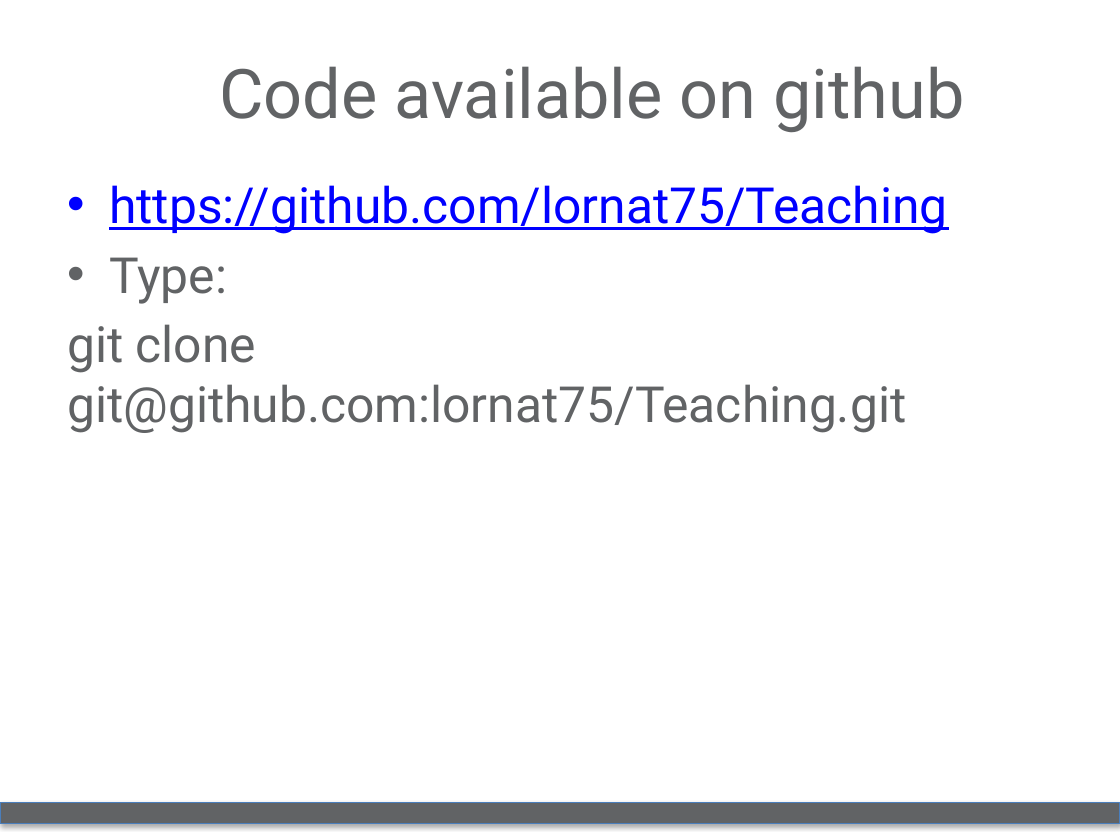
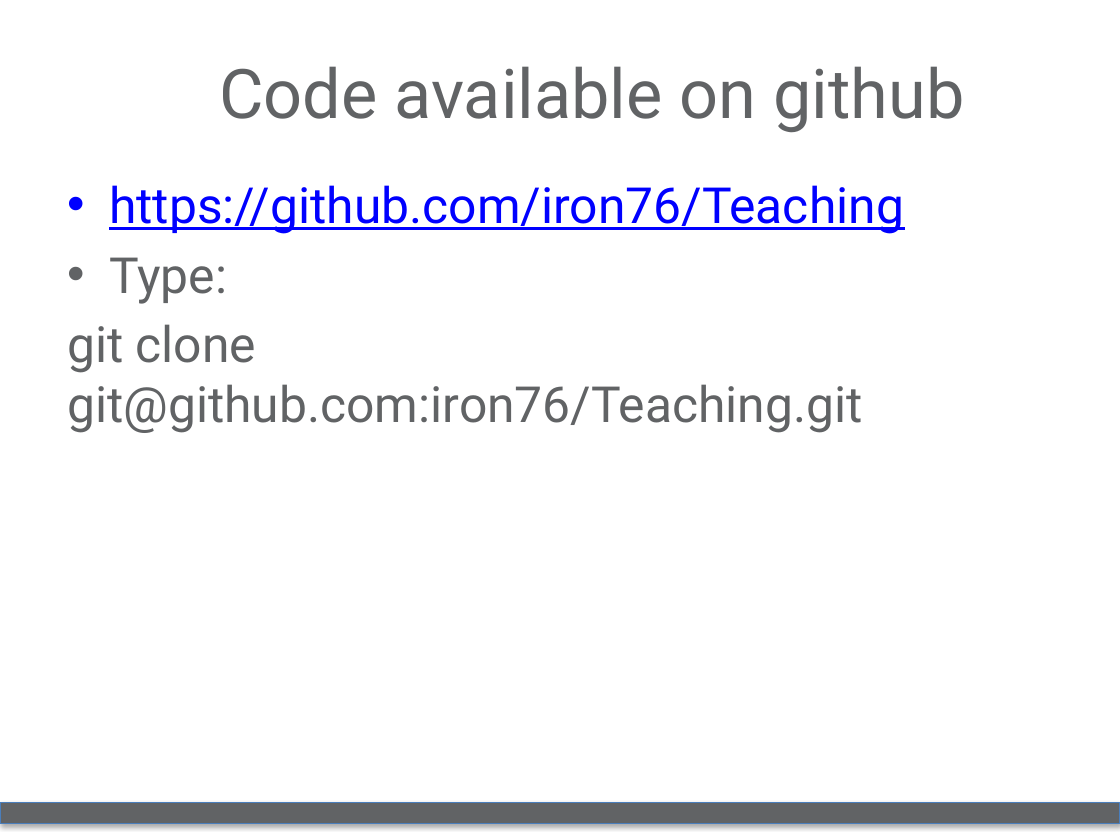
Before and after one commit to iron76/Teaching, a slide deck: slide 3 of slides/2015-tokyo/code-tutorials.pptx. Drawn at 1120x840 pixels with LibreOffice and Linux fonts; fonts in the diff are those of the drawing; background and template pictures are left out. Boxes give left, top, right and bottom in pixels: in the first picture for what was removed or moved away, otherwise in the second. Text is boxed around its words. In the diff, an @@ line names an element or a change of style, - is before the commit and + after.

```diff
--- a/slides/2015-tokyo/code-tutorials.pptx
+++ b/slides/2015-tokyo/code-tutorials.pptx
@@ text at [109, 185, 904, 234]: text changed @@
-• https://github.com/lornat75/Teaching
+• https://github.com/iron76/Teaching
@@ text at [67, 324, 862, 433]: text changed @@
-git clone git@github.com:lornat75/Teaching.git
+git clone git@github.com:iron76/Teaching.git
```
Also in this commit, not shown: 2 other slides changed, 2 other files.
